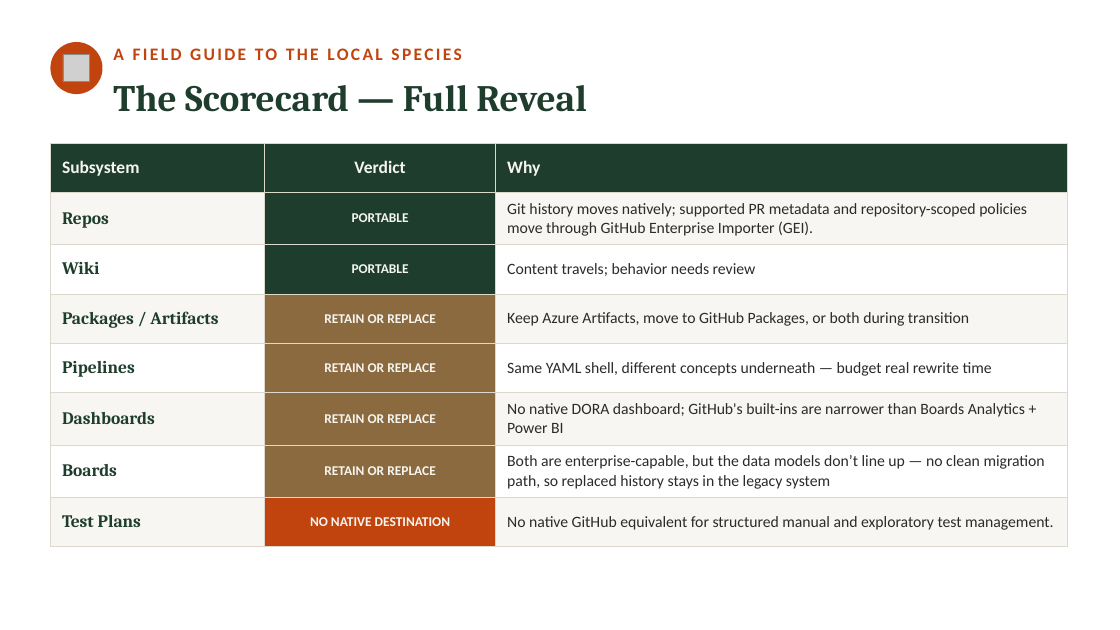
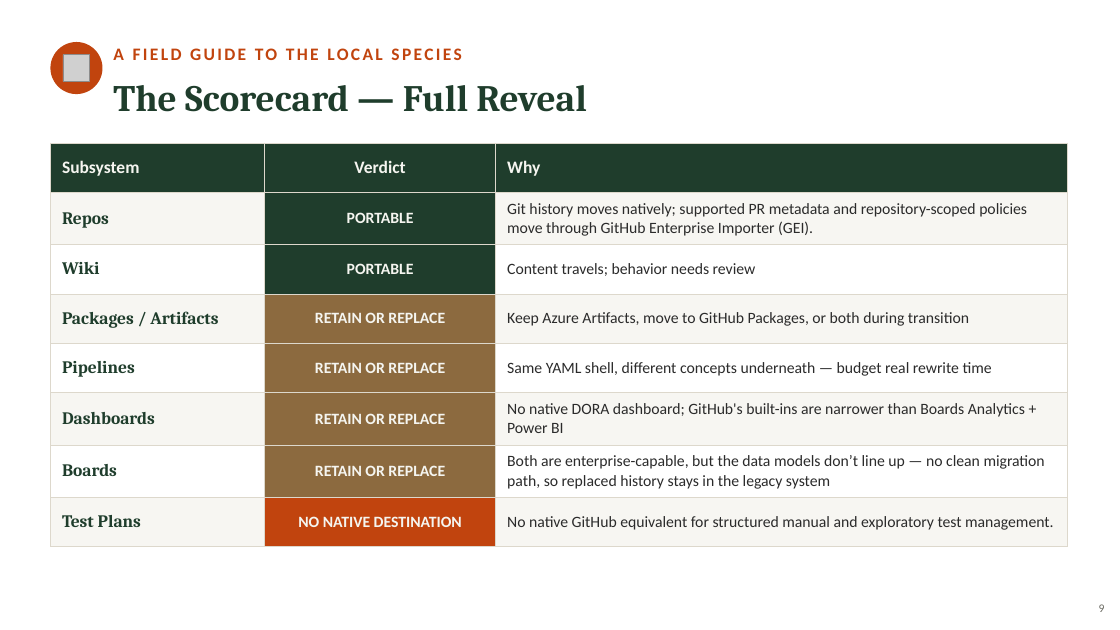
Before and after one commit to neumann1990/Azure_DevOps_To_GitHub, a slide deck: slide 9 of presentation/azure-devops-to-github-the-great-migration-FULL-DECK.pptx. Drawn at 1120x630 pixels with LibreOffice and Linux fonts; fonts in the diff are those of the drawing; grey boxes stand for pictures. Boxes give left, top, right and bottom in pixels: in the first picture for what was removed or moved away, otherwise in the second. Text is boxed around its words. In the diff, an @@ line names an element or a change of style, - is before the commit and + after.

```diff
--- a/presentation/azure-devops-to-github-the-great-migration-FULL-DECK.pptx
+++ b/presentation/azure-devops-to-github-the-great-migration-FULL-DECK.pptx
@@ table at box(50, 143, 1067, 548) @@
@@ size 11.5 to 13.5 pt in "PORTABLE", "PORTABLE", "RETAIN OR REPLACE", "RETAIN OR REPLACE" and 3 more places @@
@@ page number added at box(1099, 604, 1105, 612), 10 pt, text #6B6B63 @@
+9
```
Also in this commit, not shown: 50 other slides changed.
